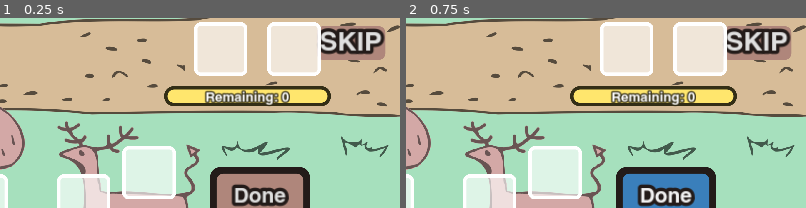
Above: before the commit, frames 1-2 (left to right).
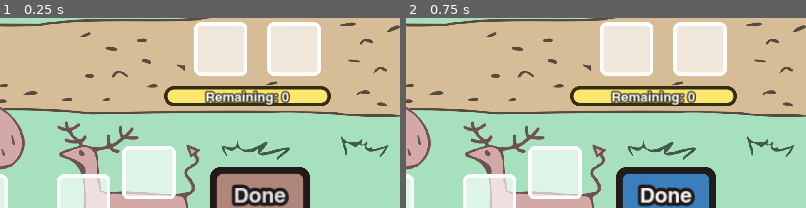
Above: after the commit, the same moments.

Repository: Sugo98/godot-77
Game: Godot game, scene res://game_logic/basic_level.tscn
The game is run twice, just before and just after one commit, with the same random seed, the same clock (stepped at 60 frames per second) and the same inputs. This scene is started directly instead of the project's main scene.
Inputs:
- Up to frame 1 (0.25 s): no input
- Up to frame 2 (0.75 s): click "Done" at 0.5 s
The pictures show only the part of the screen within x 50-100%, y 41-91%; the shares and areas given below are measured in that part.

The runs differ from the first frame. In frame 1, 2.8% of the frame differs, in the area x 80-97%, y 4-23%; in frame 2, 2.8%.
Error in both runs: Invalid access to property or key 'wood_slots' on a base object of type 'Nil'. (res://game_logic/basic_level_logic.gd:71)

Commit message:
Final commit, skip button removed

Diff:
--- a/game_logic/basic_level.tscn
+++ b/game_logic/basic_level.tscn
@@ -403,14 +403,6 @@
 [node name="BackGroundMusic" type="AudioStreamPlayer" parent="."]
 bus = &"Music"
 
-[node name="Button" type="Button" parent="."]
-layout_mode = 0
-offset_left = 1720.0
-offset_top = 562.0
-offset_right = 1885.0
-offset_bottom = 643.0
-text = "SKIP"
-
 [node name="Road" type="ProgressBar" parent="."]
 custom_minimum_size = Vector2(400, 48)
 layout_mode = 1
@@ -547,4 +539,3 @@
 text = "BACK_TO_MENU"
 
 [connection signal="pressed" from="PanelContainer/SolveTurn" to="." method="solve_turn"]
-[connection signal="pressed" from="Button" to="." method="next_level"]
Binary file changed: assets/localization/dictionary.en.translation
Binary file changed: assets/localization/dictionary.it.translation
Not shown, changed: export/index.apple-touch-icon.png.import
Not shown, changed: export/index.icon.png.import
Not shown, changed: export/index.png.import
Not shown, changed: export.zip
Not shown, changed: export/index.html
Not shown, changed: export/index.pck
